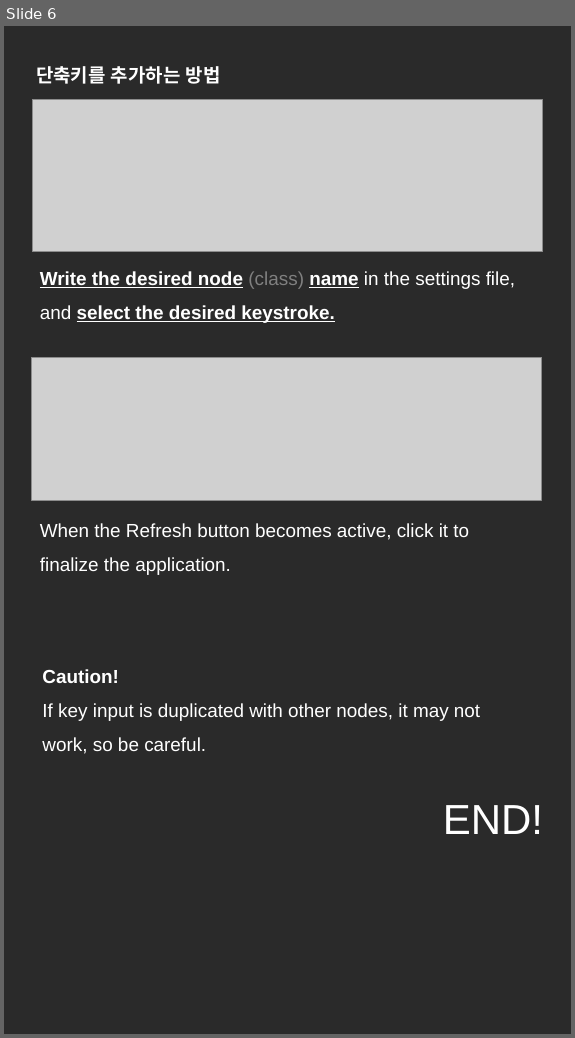
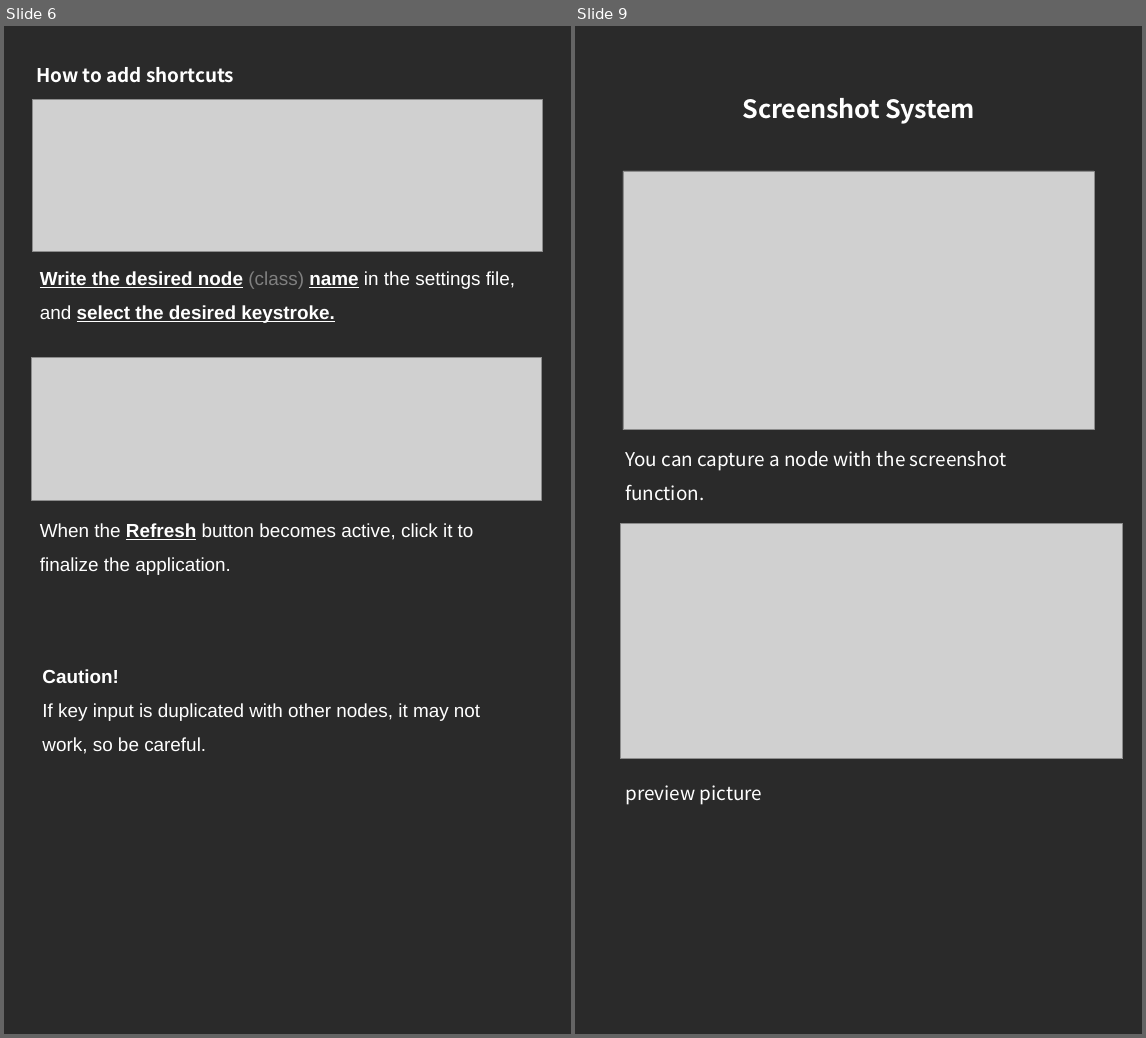
Before and after one commit to NK-Studio/ShaderGraphHotKey, a slide deck: Document EN.pptx. Shown side by side, each under a label of ours: slide 6 before the commit, slides 6 and 9 after it; the slides between them are not shown. The pictures are 575x1038 and 1146x1038 pixels, drawn with LibreOffice and Linux fonts; fonts in the diff are those of the drawing; grey boxes stand for pictures. Boxes give left, top, right and bottom in pixels: in the first picture for what was removed or moved away, otherwise in the second. Text is boxed around its words. In the diff, an @@ line names an element or a change of style, - is before the commit and + after.

```diff
--- a/Document EN.pptx
+++ b/Document EN.pptx
@@ slide 9 added at bbox=[575, 26, 1142, 1034], background #FFFFFF; not listed: 1 template element that a slide beside it also shows @@
@@ text added at bbox=[743, 98, 975, 124], 24 pt, text #FFFFFF, bold @@
+Screenshot System
@@ picture added at bbox=[623, 171, 1094, 430] @@
@@ text added at bbox=[625, 451, 1007, 501], 18 pt, text #FFFFFF @@
+You can capture a node with the screenshot function.
@@ picture added at bbox=[620, 523, 1123, 759] @@
@@ text added at bbox=[625, 785, 763, 805], 18 pt, text #FFFFFF @@
+preview picture
@@ slide 6 changed as well @@
@@ text at bbox=[36, 67, 234, 83]: text changed @@
-단축키를 추가하는 방법
+How to add shortcuts
@@ text "When the Refresh button becomes ..." at bbox=[40, 523, 474, 575]: bold on, underline on in "Refresh" @@
@@ text removed at bbox=[443, 805, 543, 834] @@
-END!
```
Also in this commit, not shown: 3 other slides changed, 3 other slides added, 2 other files.
